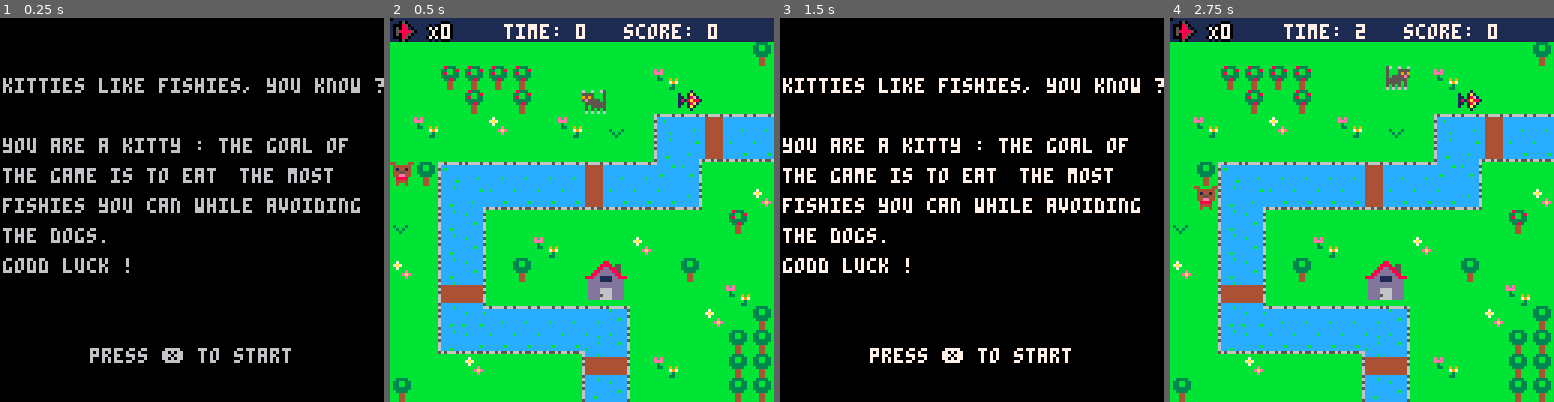
Above: before the commit, frames 1-4 (left to right).
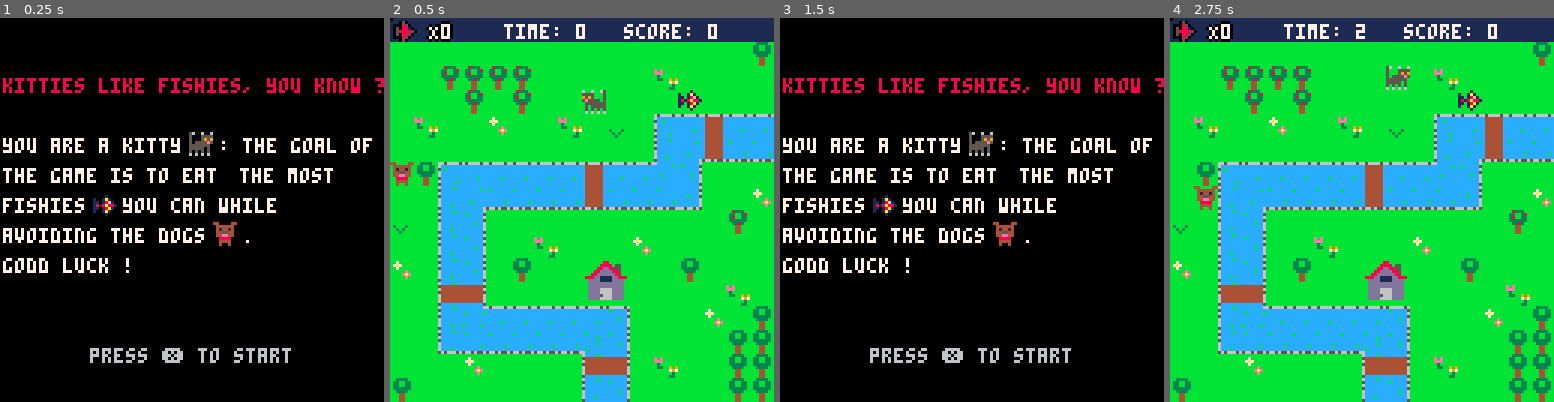
Above: after the commit, the same moments.

Repository: adatechschool/projet-collectif---pico-8-pico-8-cmc
Game: PICO-8 cartridge kitties_like_fishies.p8
Same seed, same stepped clock (60 frames per second), same inputs: the game is played once before the commit and once after it.
Inputs:
- Up to frame 1 (0.25 s): no input
- Up to frame 2 (0.5 s): tap X (X key) at 0.33 s
- Up to frame 3 (1.5 s): tap X (X key) at 1.07 s
- Up to frame 4 (2.75 s): hold Right 1.6-2.1 s; tap X (X key) at 1.85 s; hold Up 2.15-2.42 s; hold Right from 2.47 s (still down)

The runs differ from the first frame. In frame 1, 8.3% of the frame differs, in the area x 0-100%, y 15-67%; in frame 2, nothing differs; in frame 3, 5.4%; in frame 4, nothing differs.

Commit message:
last version before demo with the best menu

Diff:
--- a/kitties_like_fishies.p8
+++ b/kitties_like_fishies.p8
@@ -55,13 +55,16 @@
 
 function draw_menu()
 	cls()
-	print('kitties like fishies, you know ?',1,20)
-	print('you are a kitty : the goal of',1,40)
-	print('the game is to eat	the most',1,50)
-	print('fishies you can while avoiding',1,60)
-	print('the dogs.',1,70)
-	print('godd luck !',1,80)
-	print('press ❎ to start',30,110)
+	print('kitties like fishies, you know ?',1,20,8)
+	print('you are a kitty   : the goal of',1,40,7)
+	spr(2,63,38,1,1)
+	print('the game is to eat	the most',1,50,7)
+	print('fishies   you can while',1,60,7)
+	spr(4,31,59,1,1)
+	print('avoiding the dogs   .',1,70,7)
+	spr(1,71,68,1,1)
+	print('godd luck !',1,80,7)
+	print('press ❎ to start',30,110,6)
 end
 
 --for game
@@ -93,7 +96,7 @@
 		sfx(-1,0)
 		draw_end()
 	else
-		local score=round(fish/60*100,2)
+		local score=flr(fish/60*100,2)
 		print('time: '..flr(gap_time),38,2,7)
 		print('score: '..score,78,2,7)
 	end
@@ -103,11 +106,13 @@
 function draw_end()
 	if btnp(❎) then
 		_init()
+		_update()
+		_draw()
 	end
  if loghs then
   --type in name for hs list
   local _y=25
-  local score=round(fish/60*100,2)
+  local score=flr(fish/60*100,2)
 
   rectfill(0,_y,128,_y+80,1)
   print("🐱 don't be greedy...🐱",20,_y+4,14)
@@ -223,7 +228,7 @@
 -- functions map
 
 function draw_map()
- map(0,0,0,0,128,64)
+ map(0,0,0,0,32,16)
  print('kitty\'s in a safe place',147,70,8)
 end
 
@@ -269,7 +274,7 @@
 
 			if not check_flag(0,newx,newy) then
 				c.xt=mid(0,newx,31)
-				c.yt=mid(0,newy,31)
+				c.yt=mid(0,newy,15)
 				collision_cat_fish(c.xt*8,c.yt*8)
 			end
 	 else sfx(4)
@@ -562,7 +567,7 @@
 bb3b3bbbbbb44bbbcc5c99955599225cbbbbbbbbbbbbbbbb11111111000000000000000000000000000000000000000000000000000000000000000000000000
 bbb3bbbbbbb44bbb5666656666656666bbbbbbbbbbbbbbbb11111111000000000000000000000000000000000000000000000000000000000000000000000000
 __gff__
-0000000002010001000100000101010000010101010101010101000001010101000001010101020000000000000000000001010101010100000000000000000000000000000000000000000000000000000000000000000000000000000000000000000000000000000000000000000000000000000000000000000000000000
+0000000001010001000100000101010000010101010101010101000001010101000001010101020000000000000000000001010101010100000000000000000000000000000000000000000000000000000000000000000000000000000000000000000000000000000000000000000000000000000000000000000000000000
 0000000000000000000000000000000000000000000000000000000000000000000000000000000000000000000000000000000000000000000000000000000000000000000000000000000000000000000000000000000000000000000000000000000000000000000000000000000000000000000000000000000000000000
 __map__
 3636363636363636363636363636363636363636363636363636363636363636363636363636363636363636363636363636000000000000000000000000000000000000000000000000000000000000000000000000000000000000000000000000000000000000000000000000000000000000000000000000000000000000
@@ -581,11 +586,11 @@
 0a0a1c0e0e0e0e0e1f120a0a0a0a05050505050a0a050a0a0a0a080a0a0a0a300a0a0a0a0a0a0a0a0a0a0a0a0a0a0a0a0a0a000000000000000000000000000000000000000000000000000000000000000000000000000000000000000000000000000000000000000000000000000000000000000000000000000000000000
 0a0a0a080a0a0a0a1b1a0a060a0a05050505050a080a0a0a060a0a0a0a0a0a0a0a0a0a0a0a0a0a0a0a0a0a0a0a0a0a0a0a0a000000000000000000000000000000000000000000000000000000000000000000000000000000000000000000000000000000000000000000000000000000000000000000000000000000000000
 050a0a0a0a0a0a0a11120a0a0a0a050505050a0a0a0a0a0a0a0a0a0a0a0a0a0a0a0a0a0a0a0a0a0a0a0a0a0a0a0a0a0a0a0a000000000000000000000000000000000000000000000000000000000000000000000000000000000000000000000000000000000000000000000000000000000000000000000000000000000000
-0000000000000000000000000000000000000000000000000031313131313131000000000000000000000000000000000000000000000000000000000000000000000000000000000000000000000000000000000000000000000000000000000000000000000000000000000000000000000000000000000000000000000000
-…(7 lines of a section not shown)…
+0000000000000000000000000000000000000000000000000037373737373737370000000000000000000000000000000000000000000000000000000000000000000000000000000000000000000000000000000000000000000000000000000000000000000000000000000000000000000000000000000000000000000000
+…(7 lines of a section not shown)…
